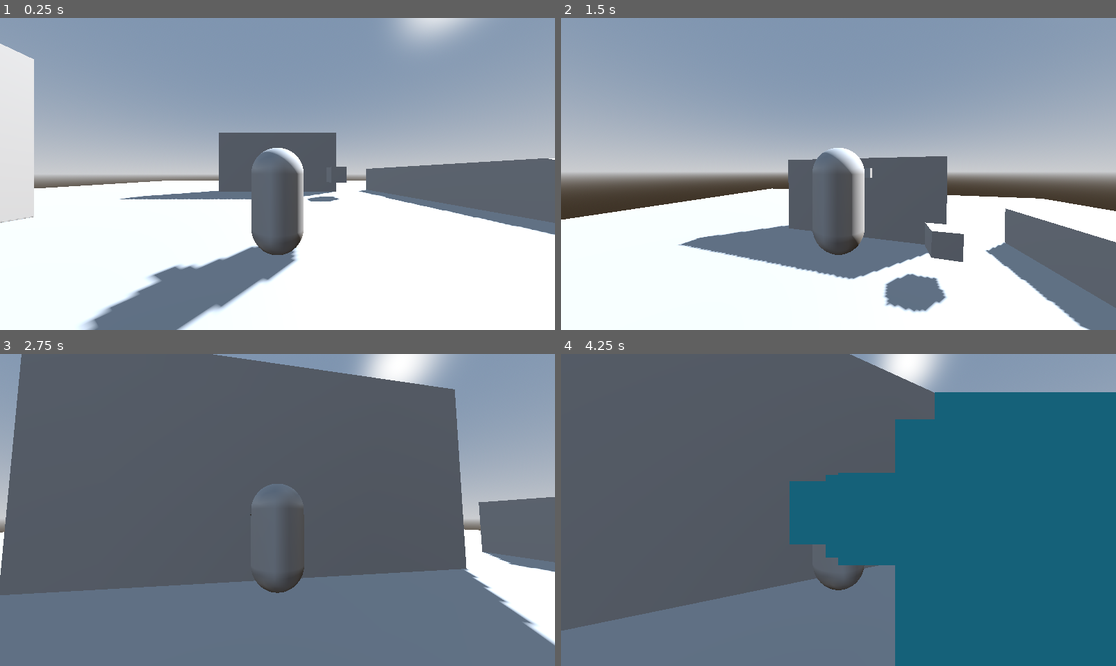
Above: before the commit, frames 1-4 (two rows, left to right).
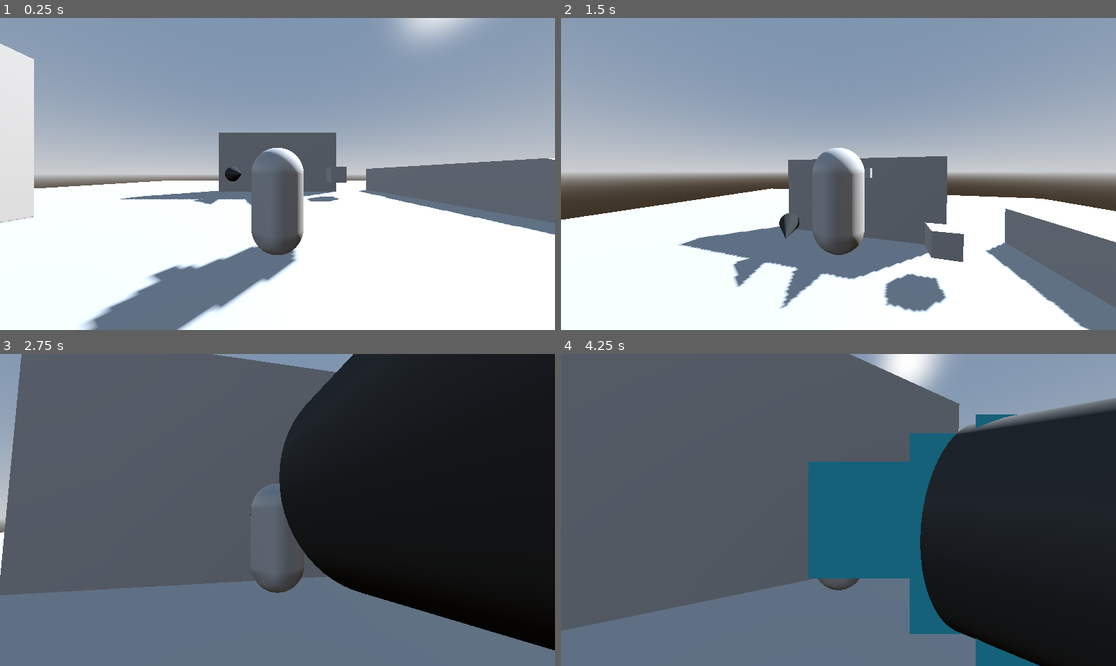
Above: after the commit, the same moments.

Repository: billystein25/ACM-Godot-SIG
Game: Godot game, scene res://scenes/levels/test_levels/test_level_3d.tscn
Two runs of this game, one before a commit and one after it. Both use one fixed random seed, a clock stepped at 60 frames per second and the inputs below. This scene is started directly instead of the project's main scene.
Inputs (mouse positions are in pixels of both pictures, inside the frame that each line leads up to):
- Up to frame 1 (0.25 s): no input
- Up to frame 2 (1.5 s): tap Enter at 0.5 s; move the mouse to (866, 174) at 0.52 s; hold W (Player3DMoveForward) from 0.53 s (still down); click (866, 174) at 0.6 s; tap Space (Player3DJump) at 0.77 s; move the mouse to (810, 174) at 1.27 s; click (810, 174) at 1.35 s
- Up to frame 3 (2.75 s): keep holding W (Player3DMoveForward); tap Space (Player3DJump) at 1.52 s; move the mouse to (288, 503) at 2.02 s; click (288, 503) at 2.1 s
- Up to frame 4 (4.25 s): keep holding W (Player3DMoveForward); tap Space (Player3DJump) at 2.75, 3.02, 3.77 s; move the mouse to (832, 516) at 2.77 s; click (832, 516) at 2.85 s; move the mouse to (877, 513) at 3.52 s; click (877, 513) at 3.6 s

The runs differ from the first frame. In frame 1, 0.2% of the frame differs, in the area x 34-46%, y 47-61%; in frame 2, 0.9%; in frame 3, 38%, in the area x 50-100%, y 0-96%; in frame 4, 32%.

Commit message:
Fixed BulletSpawner3D to properly set the bullet direction

Diff:
--- a/scenes/bullet_spawner_3d/bullet_spawner_3d.gd
+++ b/scenes/bullet_spawner_3d/bullet_spawner_3d.gd
@@ -1,19 +1,23 @@
 class_name BulletSpawner3D
-extends Marker3D
+extends Node3D
 
 signal shoot_bullet(pos: Vector3, dir: Vector3, spd: float)
 
+@export var interval: float = 1.0
 @export_group("Bullet Data")
-@export var speed: float
+@export var speed: float = 1.0
 @export_group("Node References")
-@export var interval: Timer
+@export var interval_timer: Timer
+@export var marker_3d: Marker3D
 
 
 # Called when the node enters the scene tree for the first time.
 func _ready() -> void:
-	interval.timeout.connect(
+	interval_timer.timeout.connect(
 		func():
-			shoot_bullet.emit(position, rotation, speed)
+			shoot_bullet.emit(position, (marker_3d.global_position - global_position).normalized(), speed)
 	)
+	interval_timer.wait_time = interval
+	interval_timer.start()
 
 # ********************
--- a/scenes/bullet_spawner_3d/bullet_spawner_3d.tscn
+++ b/scenes/bullet_spawner_3d/bullet_spawner_3d.tscn
@@ -2,12 +2,25 @@
 
 [ext_resource type="Script" uid="uid://clx4uenvs6as6" path="res://scenes/bullet_spawner_3d/bullet_spawner_3d.gd" id="1_4akyc"]
 
-[node name="BulletSpawner3D" type="Marker3D" unique_id=2041376909 node_paths=PackedStringArray("interval")]
+[sub_resource type="StandardMaterial3D" id="StandardMaterial3D_4akyc"]
+albedo_color = Color(0.1618042, 0.16927862, 0.171875, 1)
+
+[sub_resource type="CylinderMesh" id="CylinderMesh_4akyc"]
+material = SubResource("StandardMaterial3D_4akyc")
+top_radius = 0.0
+
+[node name="BulletSpawner3D" type="Node3D" unique_id=218331375 node_paths=PackedStringArray("interval_timer", "marker_3d")]
 script = ExtResource("1_4akyc")
-speed = 1.0
-interval = NodePath("IntervalTimer")
-metadata/_custom_type_script = "uid://clx4uenvs6as6"
+speed = 2.0
+interval_timer = NodePath("IntervalTimer")
+marker_3d = NodePath("Marker3D")
+
+[node name="MeshInstance3D" type="MeshInstance3D" parent="." unique_id=249494800]
+transform = Transform3D(1, 0, 0, 0, -4.371139e-08, 1, 0, -1, -4.371139e-08, 0, 0, -1)
+mesh = SubResource("CylinderMesh_4akyc")
+
+[node name="Marker3D" type="Marker3D" parent="." unique_id=544346897]
+transform = Transform3D(1, 0, 0, 0, 1, 0, 0, 0, 1, 0, 0, -1)
 
 [node name="IntervalTimer" type="Timer" parent="." unique_id=18102800]
 wait_time = 3.0
-autostart = true
--- a/scenes/levels/test_levels/test_level_3d.tscn
+++ b/scenes/levels/test_levels/test_level_3d.tscn
@@ -65,6 +65,11 @@
 [node name="Spawners" type="Node3D" parent="." unique_id=2001306360]
 
 [node name="BulletSpawner3D" parent="Spawners" unique_id=2041376909 instance=ExtResource("4_jfgtr")]
-transform = Transform3D(0, -1.0000001, -4.3711392e-08, 1, 0, 4.3711392e-08, -4.371139e-08, -4.371139e-08, 1.0000001, 0, 1.5, 0)
+transform = Transform3D(-1, 0, -8.7422784e-08, 0, 1.0000001, 0, 8.742278e-08, 0, -1.0000001, 0, 1.5, 0)
+interval = 3.0
+
+[node name="BulletSpawner3D2" parent="Spawners" unique_id=218331375 instance=ExtResource("4_jfgtr")]
+transform = Transform3D(-0.8660253, 0, -0.5000001, 0, 1.0000001, 0, 0.50000006, 0, -0.86602545, -3, 1.5, 0)
+interval = 2.0
 
 [node name="Bullets" type="Node3D" parent="." unique_id=1854764489]
--- a/scripts/global/globals.gd
+++ b/scripts/global/globals.gd
@@ -29,7 +29,6 @@
 
 ## Deactivates [param bullet] and removes it from [member active_bullets].
 func request_deactivate_bullet(bullet: Bullet3D) -> void:
-	print(active_bullets)
 	var id: int = active_bullets.find(bullet)
 	if id == -1:
 		push_error("Bullet '%s' is not in active_bullets array" % str(bullet))
